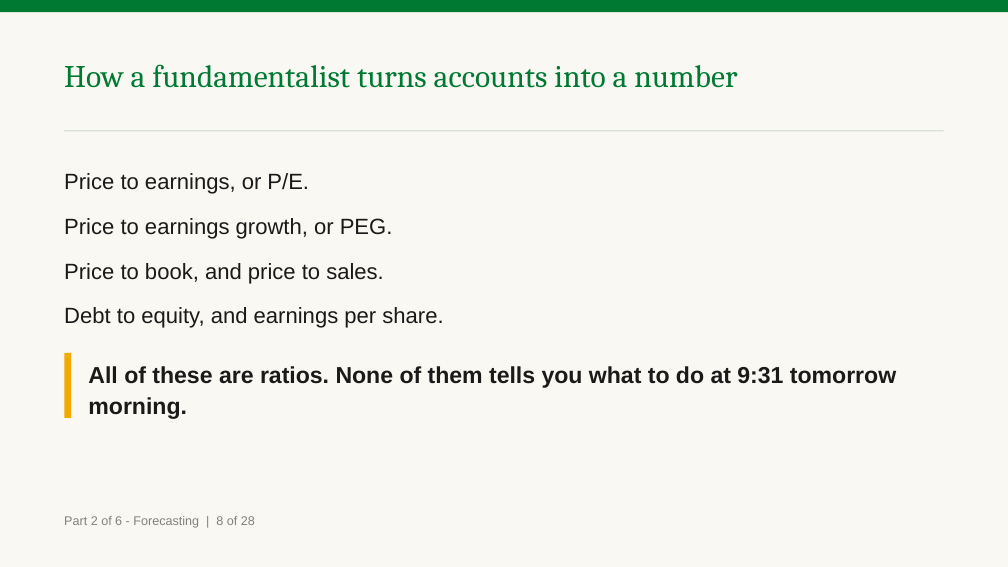
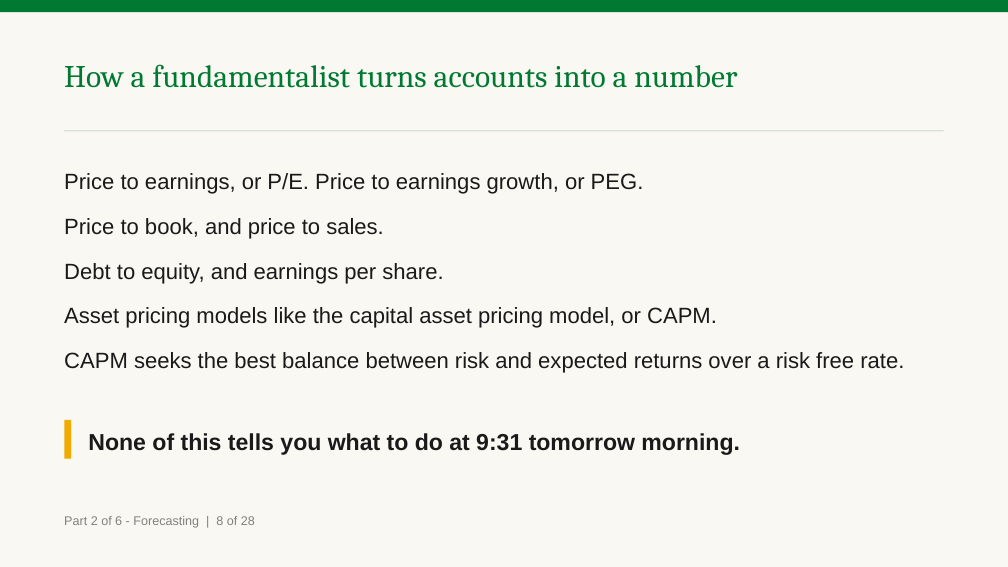
Before and after one commit to benjiesotelo-sudo/Telos_FIN1209, a slide deck: slide 40 of chapter-01/FIN1209-Chapter-01.pptx. Drawn at 1008x567 pixels with LibreOffice and Linux fonts; fonts in the diff are those of the drawing. Boxes give left, top, right and bottom in pixels: in the first picture for what was removed or moved away, otherwise in the second. Text is boxed around its words. In the diff, an @@ line names an element or a change of style, - is before the commit and + after.

```diff
--- a/chapter-01/FIN1209-Chapter-01.pptx
+++ b/chapter-01/FIN1209-Chapter-01.pptx
@@ text at [64, 173, 644, 194]: text changed @@
-Price to earnings, or P/E.
-Price to earnings growth, or PEG.
+Price to earnings, or P/E. Price to earnings growth, or PEG.
@@ text at [64, 307, 904, 373]: paragraphs added @@
+Asset pricing models like the capital asset pricing model, or CAPM.
+CAPM seeks the best balance between risk and expected returns over a risk free rate.
@@ rectangle: place and size @@
-rectangle at [64, 353, 71, 418]
+rectangle at [64, 420, 71, 458]
@@ text at [88, 433, 740, 455]: text changed @@
-All of these are ratios. None of them tells you what to do at 9:31 tomorrow morning.
+None of this tells you what to do at 9:31 tomorrow morning.
```
Also in this commit, not shown: 8 other slides changed, 5 other files.
